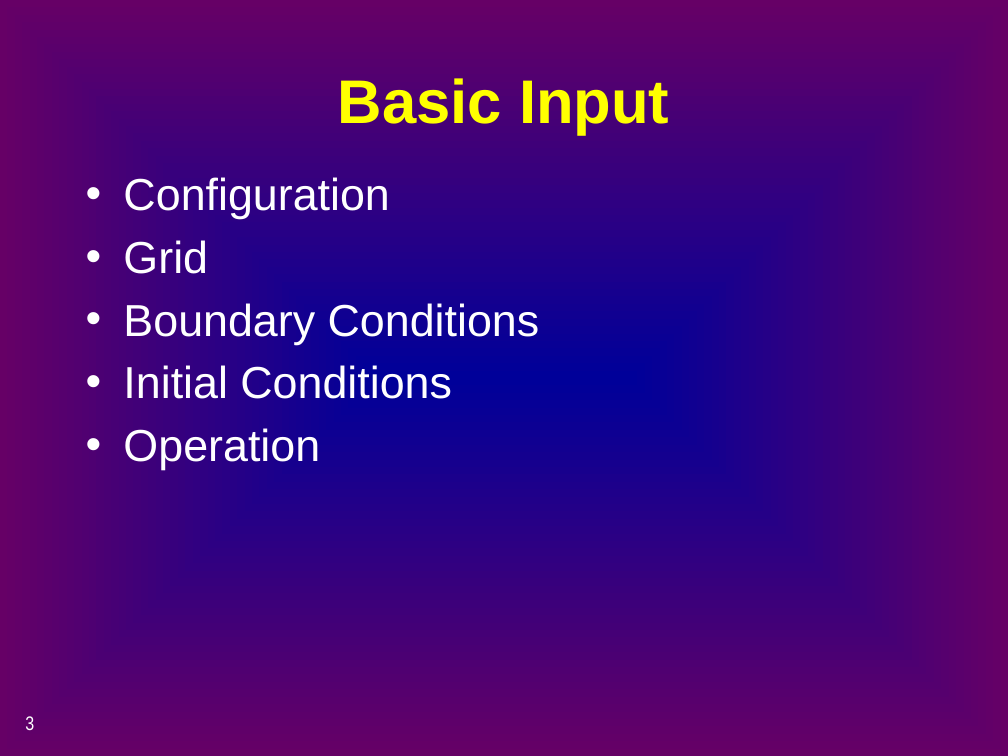
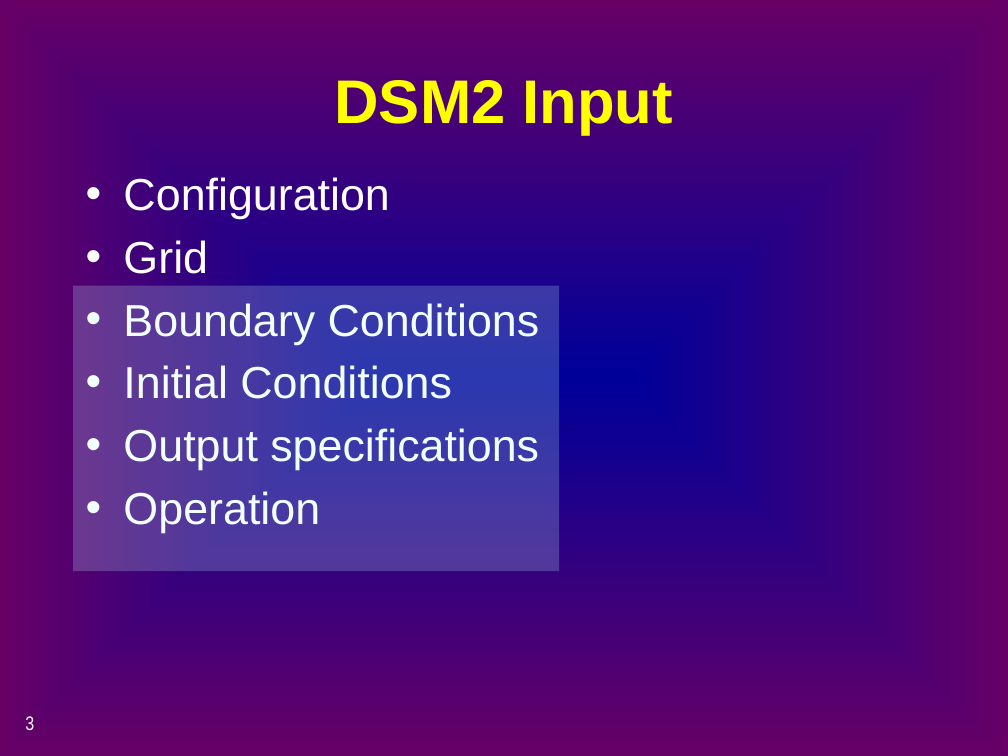
Before and after one commit to CADWRDeltaModeling/dsm2, a slide deck: slide 3 of dsm2/presentations/p4_simulation_data.pptx. Drawn at 1008x756 pixels with LibreOffice and Linux fonts; fonts in the diff are those of the drawing. Boxes give left, top, right and bottom in pixels: in the first picture for what was removed or moved away, otherwise in the second. Text is boxed around its words. In the diff, an @@ line names an element or a change of style, - is before the commit and + after.

```diff
--- a/dsm2/presentations/p4_simulation_data.pptx
+++ b/dsm2/presentations/p4_simulation_data.pptx
@@ title at (334,80,673,135): text changed @@
-Basic Input
+DSM2 Input
@@ rectangle added at (74,285,559,571), fill #C7FFFF at 22% opacity @@
@@ text at (123,428,539,470): paragraph added @@
+• Output specifications
```
Also in this commit, not shown: 9 other slides changed, 3 slides added, 6 slides removed.
